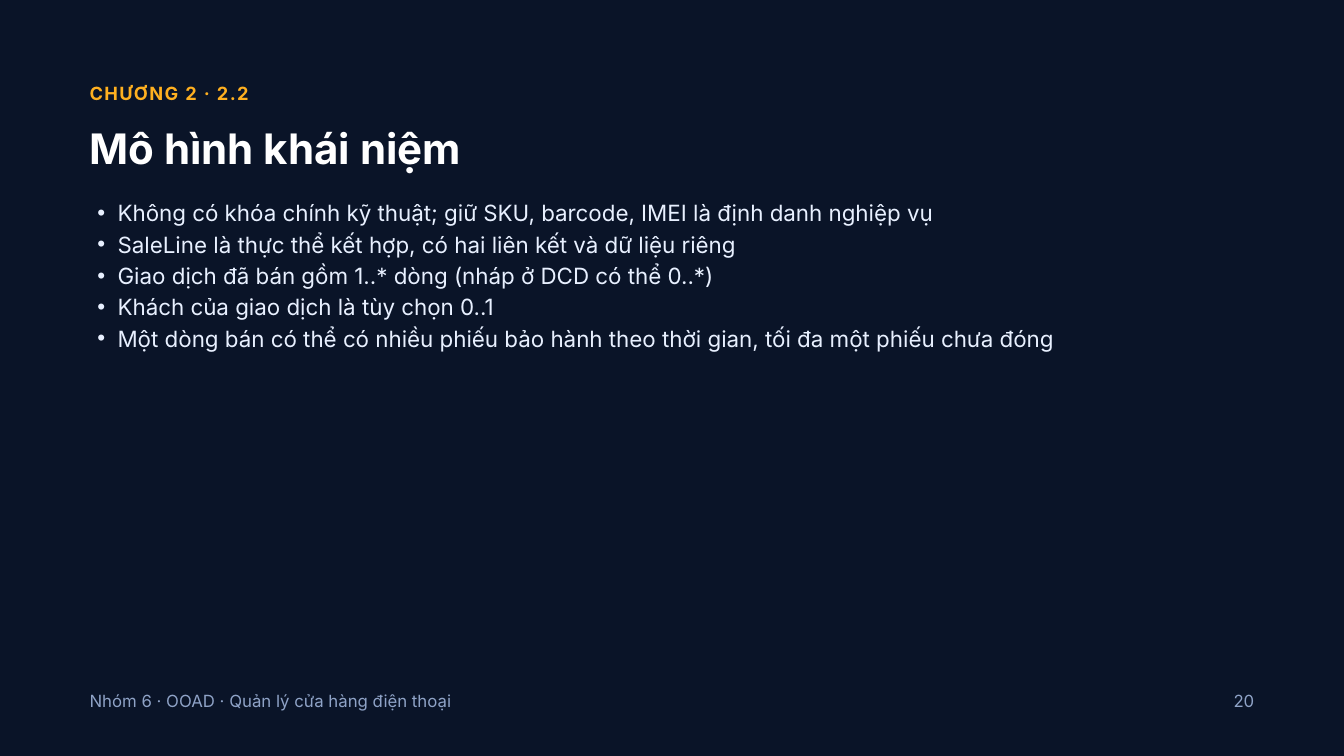
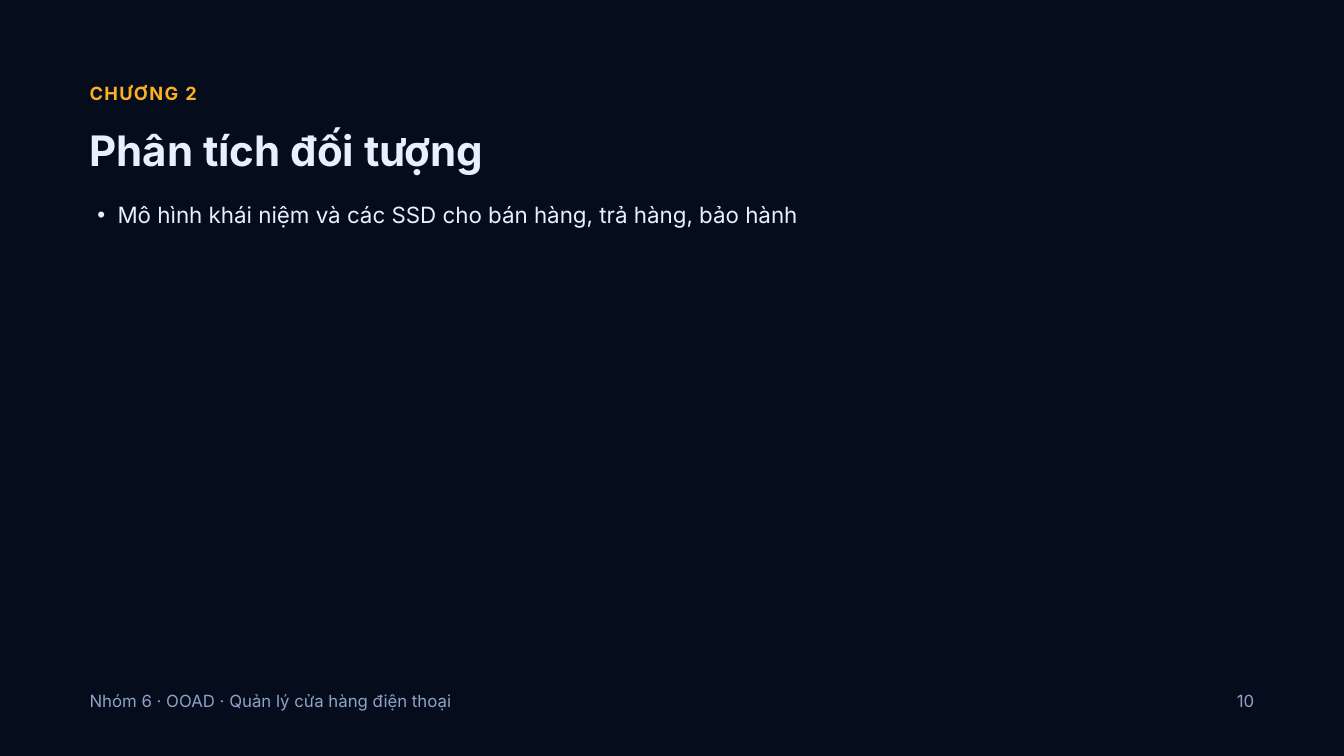
Before and after one commit to Daichou2311/BTL-PTTKHDT, a slide deck: slide 10 of Nhóm 6 - Hệ thống quản lý cửa hàng điện thoại (OOAD).pptx (slide 20 before the commit). Drawn at 1344x756 pixels with LibreOffice and Linux fonts; fonts in the diff are those of the drawing; background and template pictures are left out. Boxes give left, top, right and bottom in pixels: in the first picture for what was removed or moved away, otherwise in the second. Text is boxed around its words. In the diff, an @@ line names an element or a change of style, - is before the commit and + after.

```diff
--- a/Nhóm 6 - Hệ thống quản lý cửa hàng điện thoại (OOAD).pptx
+++ b/Nhóm 6 - Hệ thống quản lý cửa hàng điện thoại (OOAD).pptx
@@ text at bbox=[90, 85, 196, 100]: text changed @@
-CHƯƠNG 2 · 2.2
+CHƯƠNG 2
@@ title at bbox=[90, 131, 483, 176]: text changed; text colour #FFFFFF to #E8F0FF @@
-Mô hình khái niệm
+Phân tích đối tượng
@@ text at bbox=[118, 206, 797, 228]: text changed @@
-• Không có khóa chính kỹ thuật; giữ SKU, barcode, IMEI là định danh nghiệp vụ
-• SaleLine là thực thể kết hợp, có hai liên kết và dữ liệu riêng
-• Giao dịch đã bán gồm 1..* dòng (nháp ở DCD có thể 0..*)
-• Khách của giao dịch là tùy chọn 0..1
-• Một dòng bán có thể có nhiều phiếu bảo hành theo thời gian, tối đa một phiếu chưa đóng
+• Mô hình khái niệm và các SSD cho bán hàng, trả hàng, bảo hành
@@ text at bbox=[1237, 694, 1254, 707]: text changed @@
-20
+10
```
Also in this commit, not shown: 22 other slides changed, 3 slides added, 36 slides removed, 1 other file.
